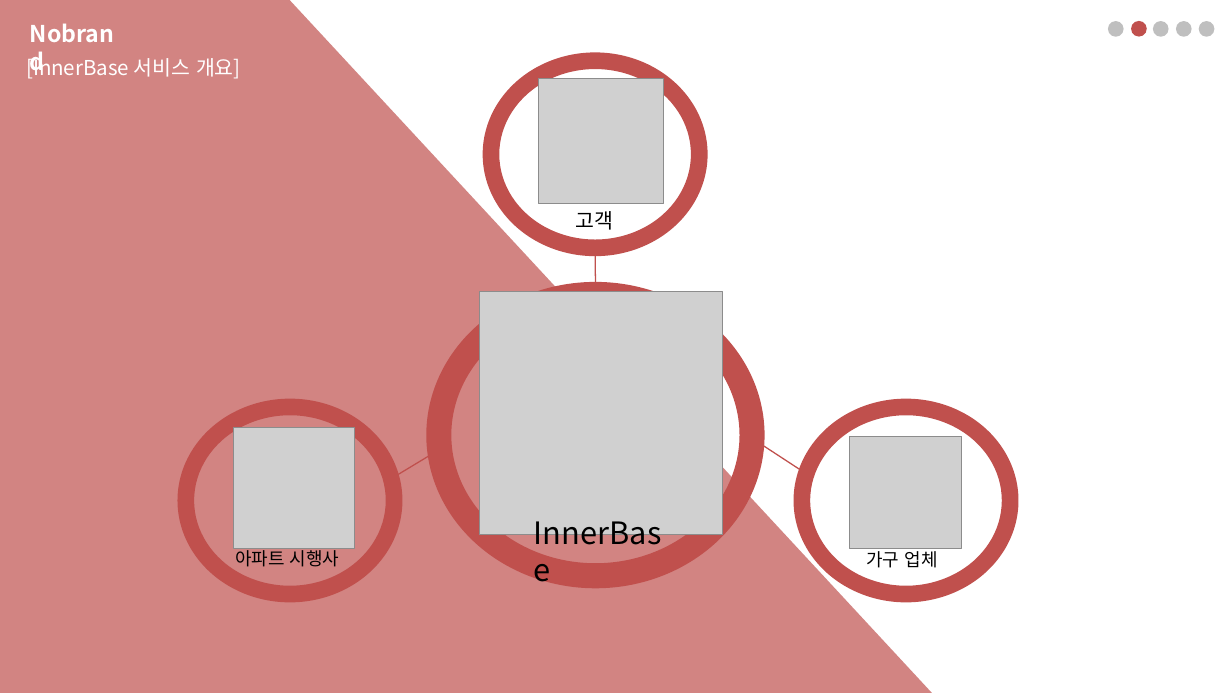
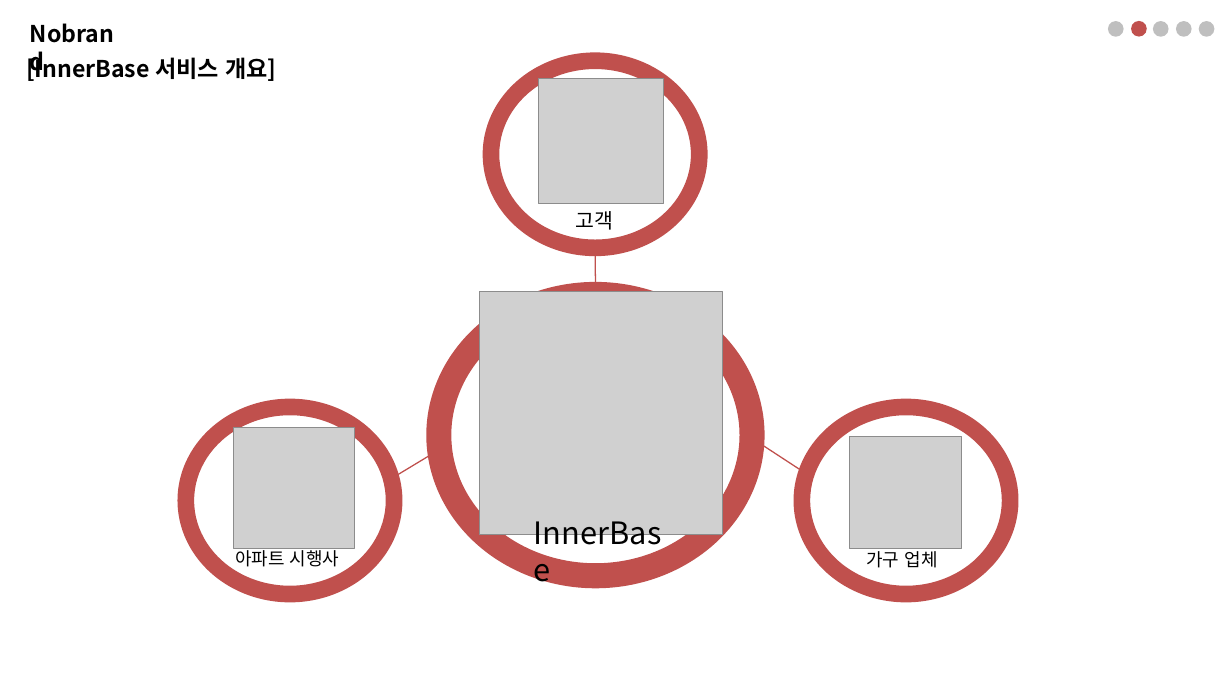
Before and after one commit to Bik00/WD3A5_Project, a slide deck: slide 8 of 기획서/2차 기획 발표/WD3A_05_2차 기획 발표 프레젠테이션(2017.04.03).pptx. Drawn at 1232x693 pixels with LibreOffice and Linux fonts; fonts in the diff are those of the drawing; grey boxes stand for pictures. Boxes give left, top, right and bottom in pixels: in the first picture for what was removed or moved away, otherwise in the second. Text is boxed around its words. In the diff, an @@ line names an element or a change of style, - is before the commit and + after.

```diff
--- a/기획서/2차 기획 발표/WD3A_05_2차 기획 발표 프레젠테이션(2017.04.03).pptx
+++ b/기획서/2차 기획 발표/WD3A_05_2차 기획 발표 프레젠테이션(2017.04.03).pptx
@@ freeform shape removed at box(0, 0, 938, 693) @@
@@ text "Nobrand" at box(20, 15, 138, 52): text colour #FFFFFF to #000000 @@
@@ text "[InnerBase 서비스 개요]" at box(26, 54, 276, 81): size 16 to 18 pt, text colour #FFFFFF to #000000, bold on @@
```
Also in this commit, not shown: 1 other slide changed, 1 slide added.
